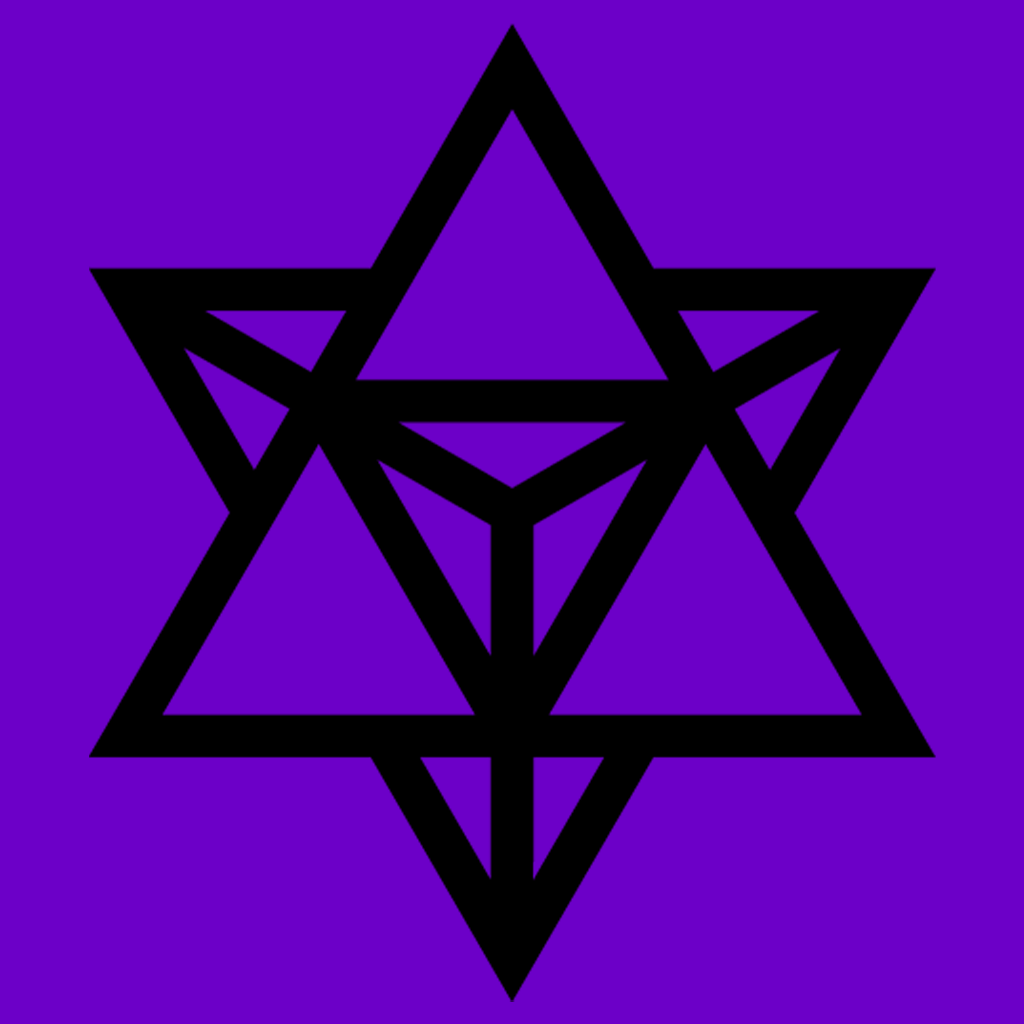
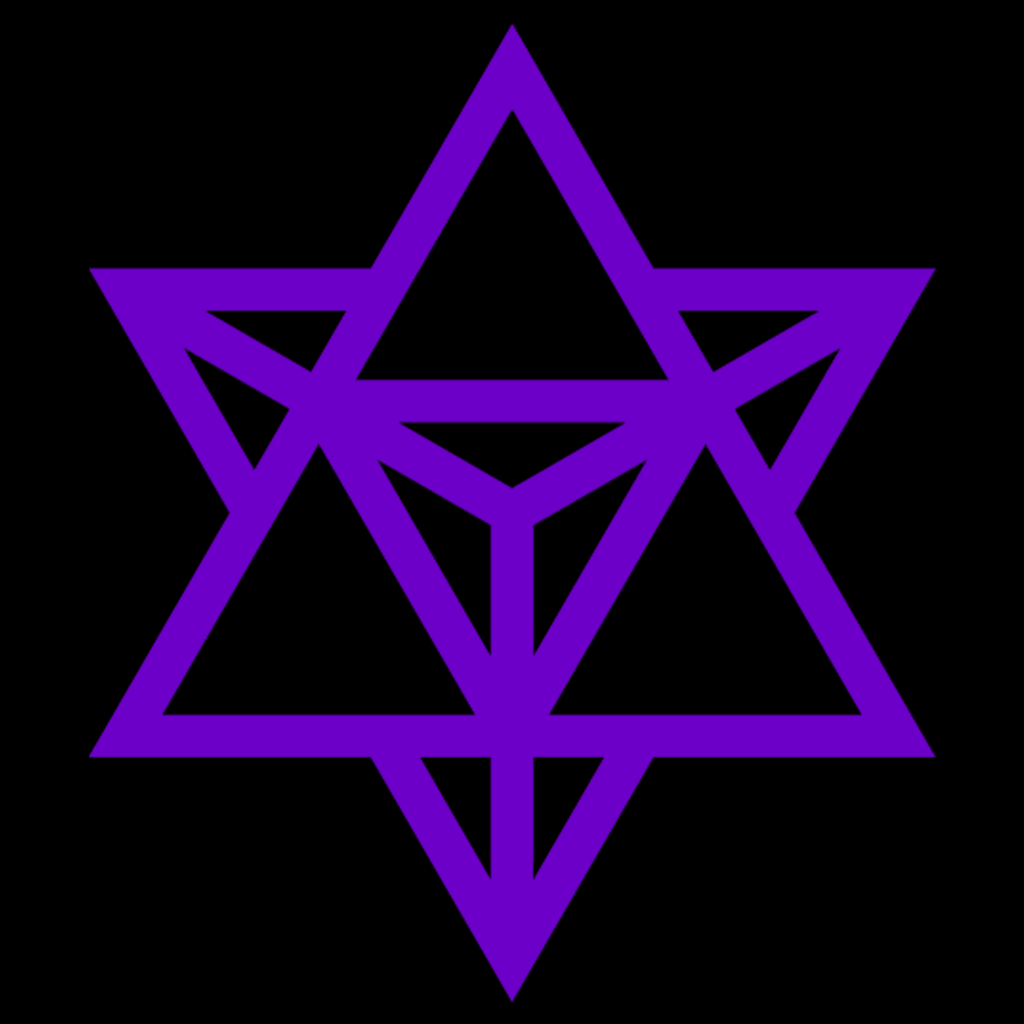
Two versions of the same layered image (1024 × 1024). Layer-by-layer changes:
painted on "ga-logo-black" over (x1=89, y1=23, x2=936, y2=1002)
painted on "Layer 0" over (x1=0, y1=0, x2=1024, y2=1024)
